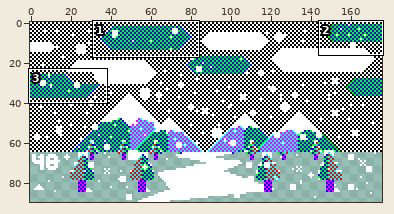
One commit to this sprite sheet: AFBWeatherland/0048.png. The picture above shows the old version from afar; the outline marks the close-up.
Close-up. Before the edit:
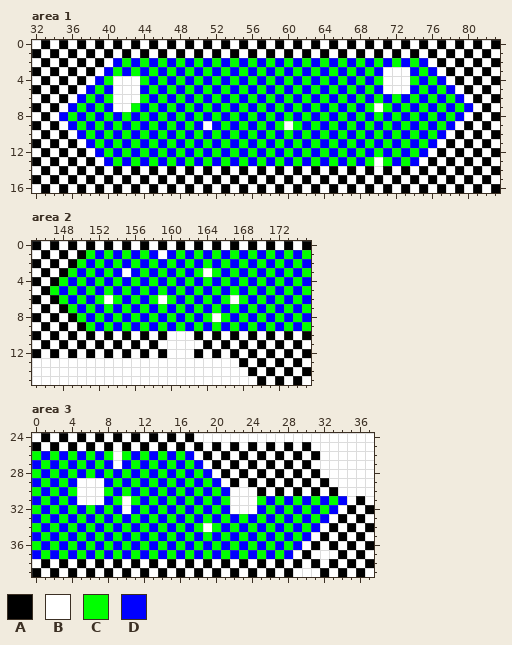
The file is 176x90 pixels. Shown: area 1: x 32..83, y 0..16; area 2: x 145..175, y 0..15; area 3: x 0..37, y 24..39.
Palette (. is transparent): A #000000  B #ffffff  C #00ff00  D #0000ff
Pixels before, area 1, first column x 32:
 0 BABABABABABABABABABABABABABABABABABABABABABABABABABA
 1 ABABABABABABABABABABABABABABABABABABABABABABABABABAB
 2 BABABABABDCDCDCDCDCDCDCDCDCDCDCDCDCDCDCDCDCDBABABABA
 3 ABABABABDCDCDCDCDCDCDCDCDCDCDCDCDCDCDCDBBBDCDBABABAB
 4 BABABABDCBBBCDCDCDCDCDCDCDCDCDCDCDCDCDCBBBCDCDBABABA
 5 ABABABDCDBBBDCDCDCDCDCDCDCDCDCDCDCDCDCDBBBDCDCDBABAB
 6 BABABDCDCBBBCDCDCDCDCDCDCDCDCDCDCDCDCDCDCDCDCDCDBABA
 7 ABABDCDCDBBCDCDCDCDCDCDCDCDCDCDCDCDCDCBCDCDCDCDCDBAB
 8 BABDCDCDCDCDCDCDCDCDCDCDCDCDCDCDCDCDCDCDCDCDCDCDBABA
 9 ABABDCDCDCDCDCDCDCDBDCDCDCDCBCDCDCDCDCDCDCDCDCDBABAB
10 BABABDCDCDCDCDCDCDCDCDCDCDCDCDCDCDCDCDCDCDCDCDBABABA
11 ABABABDCDCDCDCDCDCDCDCDCDCDCDCDCDCDCDCDCDCDCDBABABAB
12 BABABABDCDCDCDCDCDCDCDCDCDCDCDCDCDCDCDCDCDCDBABABABA
13 ABABABABDCDCDCDCDCDCDCDCDCDCDCDCDCDCDCBCDCDBABABABAB
14 BABABABABABABABABABABABABABABABABABABABABABABABABABA
15 ABABABABABABABABABABABABABABABABABABABABABABABABABAB
16 BABABABABABABABABABABABABABABABABABABABABABABABABABA
Pixels before, area 2, first column x 145:
 0 ABABABABABABABABABABABABABABABA
 1 BABABACDCDCDCDBDCDCDCDCDCDCDCDC
 2 ABABACDCDCDCDCDCDCDCDCDCDCDCDCD
 3 BABACDCDCDBDCDCDCDCBCDCDCDCDCDC
 4 ABACDCDCDCDCDCDCDCDCDCDCDCDCDCD
 5 BACDCDCDCDCDCDCDCDCDCDCDCDCDCDC
 6 ABACDCDCBCDCDCBCDCDCDCBCDCDCDCD
 7 BABACDCDCDCDCDCDCDCDCDCDCDCDCDC
 8 ABABACDCDCDCDCDCDCDCBCDCDCDCDCD
 9 BABABACDCDCDCDCDCDCDCDCDCDCDCDC
10 ABABABABABABABABBBABABABABABABA
11 BABABABABABABABBBBBABABABABABAB
12 ABABABABABABABABBBABABABABABABA
13 BBBBBBBBBBBBBBBBBBBBBBBABABABAB
14 BBBBBBBBBBBBBBBBBBBBBBBBABABABA
15 BBBBBBBBBBBBBBBBBBBBBBBBBABABAB
Pixels before, area 3, first column x 0:
24 BABABABABABABABABABBBBBBBBBBBBBBBBBBBB
25 ABABABABABABABABABABABABABABABABBBBBBB
26 CDCDCDCDCBCDCDCDCDBABABABABABABABBBBBB
27 DCDCDCDCDBDCDCDCDCDBABABABABABABBBBBBB
28 CDCDCDCDCDCDCDCDCDCDBABABABABABABBBBBB
29 DCDCDBBBDCDCDCDCDCDCDBABABABABABABBBBB
30 CDCDCBBBCDCDCDCDCDCDCDBBBABABABABABBBB
31 DCDCDBBBDCBCDCDCDCDCDCBBBCDCDCDCDCDBAB
32 CDCDCDCDCDBDCDCDCDCDCDBBBDCDCDCDCDBABA
33 DCDCDCDCDCDCDCDCDCDCDCDCDCDCDCDCDBABAB
34 CDCDCDCDCDCDCDCDCDCBCDCDCDCDCDCDBABABA
35 DCDCDCDCDCDCDCDCDCDCDCDCDCDCDCDBABABAB
36 CDCDCDCDCDCDCDCDCDCDCDCDCDCDCDBABABABA
37 DCDCDCDCDCDCDCDCDCDCDCDCDCDCDBABBBABAB
38 BABABABABABABABABABABABABABABABABABABA
39 ABABABABABABABABABABABABABABABBBABABAB
And afterwards:
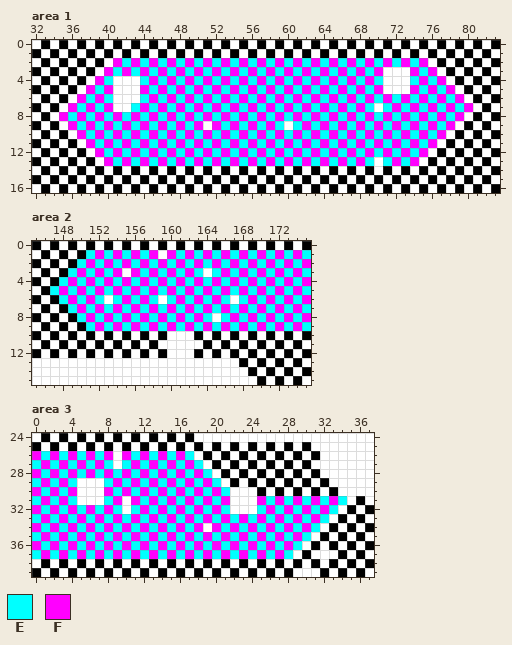
Colours new in this view: E #00ffff  F #ff00ff
Diff:
Changed rows in their new state; - is an unchanged pixel.
Area 1:
first column x 35:
 2 ------FEFEFEFEFEFEFEFEFEFEFEFEFEFEFEFEFEF-----
 3 -----FEFEFEFEFEFEFEFEFEFEFEFEFEFEFEF---FEF----
 4 ----FE---EFEFEFEFEFEFEFEFEFEFEFEFEFE---EFEF---
 5 ---FEF---FEFEFEFEFEFEFEFEFEFEFEFEFEF---FEFEF--
 6 --FEFE---EFEFEFEFEFEFEFEFEFEFEFEFEFEFEFEFEFEF-
 7 -FEFEF--EFEFEFEFEFEFEFEFEFEFEFEFEFE-EFEFEFEFEF
 8 FEFEFEFEFEFEFEFEFEFEFEFEFEFEFEFEFEFEFEFEFEFEF-
 9 -FEFEFEFEFEFEFEF-FEFEFEFE-EFEFEFEFEFEFEFEFEF--
10 --FEFEFEFEFEFEFEFEFEFEFEFEFEFEFEFEFEFEFEFEF---
11 ---FEFEFEFEFEFEFEFEFEFEFEFEFEFEFEFEFEFEFEF----
12 ----FEFEFEFEFEFEFEFEFEFEFEFEFEFEFEFEFEFEF-----
13 -----FEFEFEFEFEFEFEFEFEFEFEFEFEFEFE-EFEF------
Area 2:
first column x 147:
 1 ----EFEFEFEF-FEFEFEFEFEFEFEFE
 2 ---EFEFEFEFEFEFEFEFEFEFEFEFEF
 3 --EFEFEF-FEFEFEFE-EFEFEFEFEFE
 4 -EFEFEFEFEFEFEFEFEFEFEFEFEFEF
 5 EFEFEFEFEFEFEFEFEFEFEFEFEFEFE
 6 -EFEFE-EFEFE-EFEFEFE-EFEFEFEF
 7 --EFEFEFEFEFEFEFEFEFEFEFEFEFE
 8 ---EFEFEFEFEFEFEFE-EFEFEFEFEF
 9 ----EFEFEFEFEFEFEFEFEFEFEFEFE
Area 3:
first column x 0:
26 FEFEFEFEF-FEFEFEFE-----------------
27 EFEFEFEFE-EFEFEFEFE----------------
28 FEFEFEFEFEFEFEFEFEFE---------------
29 EFEFE---EFEFEFEFEFEFE--------------
30 FEFEF---FEFEFEFEFEFEFE-------------
31 EFEFE---EF-FEFEFEFEFEF---FEFEFEFEFE
32 FEFEFEFEFE-EFEFEFEFEFE---EFEFEFEFE-
33 EFEFEFEFEFEFEFEFEFEFEFEFEFEFEFEFE--
34 FEFEFEFEFEFEFEFEFEF-FEFEFEFEFEFE---
35 EFEFEFEFEFEFEFEFEFEFEFEFEFEFEFE----
36 FEFEFEFEFEFEFEFEFEFEFEFEFEFEFE-----
37 EFEFEFEFEFEFEFEFEFEFEFEFEFEFE------
Pixel boxes of the changes (left, top, right, bottom) in both close-ups:
changed: (59, 58, 473, 166)
changed: (50, 250, 311, 331)
changed: (32, 451, 347, 559)
